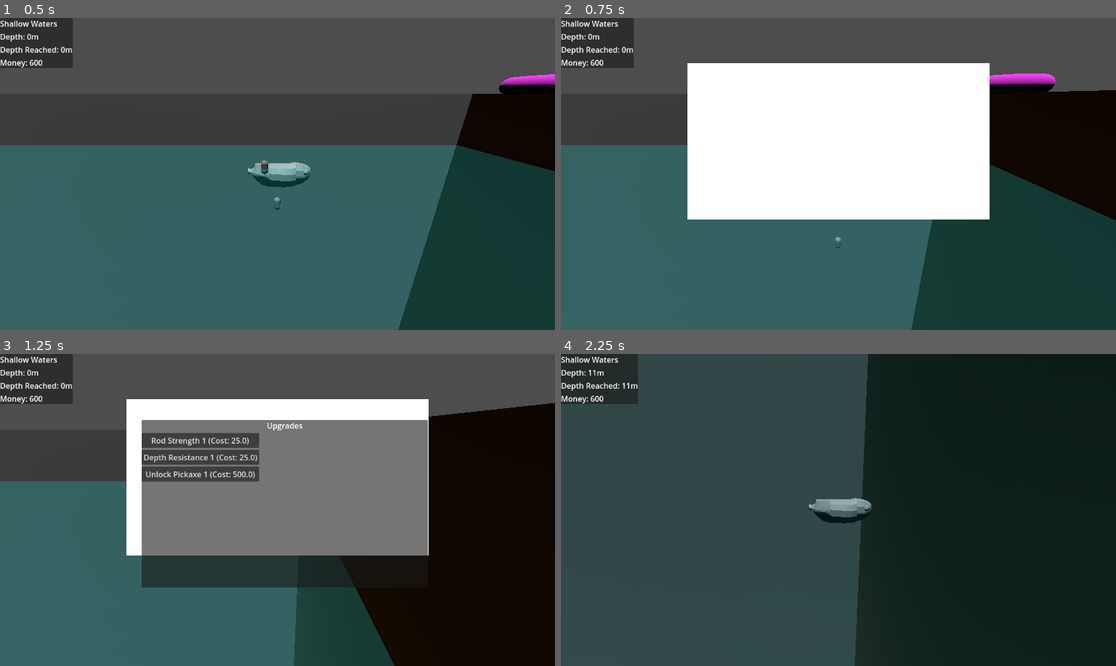
Above: before the commit, frames 1-4 (two rows, left to right).
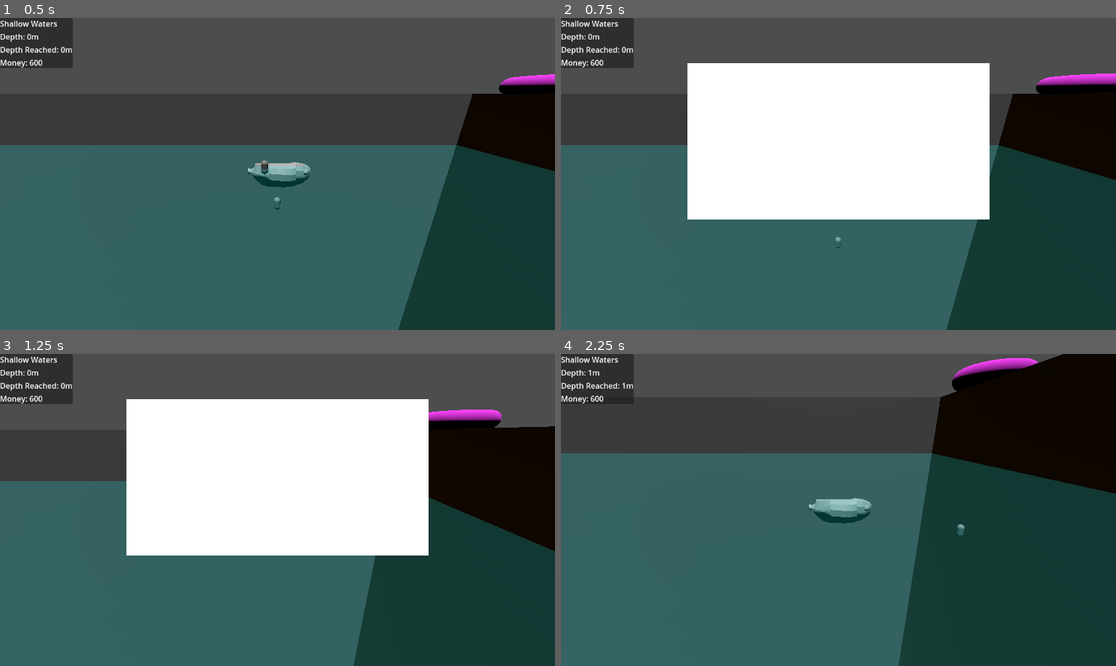
Above: after the commit, the same moments.

Repository: manusfishy/too-fishy
Game: Godot game, scene res://scenes/main_scene.tscn
Same seed, same stepped clock (60 frames per second), same inputs: the game is played once before the commit and once after it.
Inputs (mouse positions are in pixels of both pictures, inside the frame that each line leads up to):
- Up to frame 1 (0.5 s): no input
- Up to frame 2 (0.75 s): tap Enter at 0.5 s; move the mouse to (960, 158) at 0.52 s; hold Right (move_right) from 0.53 s (still down); tap Tab (inv_toggle) at 0.6 s
- Up to frame 3 (1.25 s): keep holding Right (move_right)
- Up to frame 4 (2.25 s): move the mouse to (727, 525) at 1.27 s; release Right (move_right) at 1.28 s; hold Down (move_down) 1.28-2.03 s; click (727, 525) at 1.35 s; move the mouse to (894, 441) at 2.02 s; hold Right (move_right) from 2.03 s (still down); tap Tab (inv_toggle) at 2.1 s

Frame 1 is identical in both runs. In frame 2, 6.5% of the frame differs, in the area x 63-100%, y 17-100%; in frame 3, 44%; in frame 4, 65%, in the area x 0-100%, y 0-100%.

Commit message:
implemented submarine speed upgrades

Diff:
--- a/scenes/main_scene.tscn
+++ b/scenes/main_scene.tscn
@@ -21,8 +21,8 @@
 
 [node name="CharacterBody3D" parent="." instance=ExtResource("4_pu3yx")]
 transform = Transform3D(1, 0, 0, 0, 1, 0, 0, 0, 1, -8.09305, 0, -0.333)
-speed_vertical = 15.0
-speed_horizontal = 15.0
+speed_vertical = 1.5
+speed_horizontal = 4.0
 
 [node name="Level" type="Node3D" parent="." node_paths=PackedStringArray("level_wrapper", "player")]
 script = ExtResource("3_c16ls")
--- a/scripts/game_state.gd
+++ b/scripts/game_state.gd
@@ -12,17 +12,21 @@
 	600: Stage.VOID
 }
 
-enum Upgrade {ROD_STRENGTH, DEPTH_RESISTANCE, PICKAXE_UNLOCKED}
+enum Upgrade {ROD_STRENGTH, DEPTH_RESISTANCE, PICKAXE_UNLOCKED, VERT_SPEED, HOR_SPEED}
 var upgradeCosts = {
 	Upgrade.ROD_STRENGTH: 25,
 	Upgrade.DEPTH_RESISTANCE: 25,
 	Upgrade.PICKAXE_UNLOCKED: 500,
+	Upgrade.VERT_SPEED: 15,
+	Upgrade.HOR_SPEED: 15,
 }
 
 var maxUpgrades = {
 	Upgrade.ROD_STRENGTH: 5,
 	Upgrade.DEPTH_RESISTANCE: 5,
 	Upgrade.PICKAXE_UNLOCKED: 1,
+	Upgrade.VERT_SPEED: 5,
+	Upgrade.HOR_SPEED: 5,
 }
 
 #STATE
@@ -30,6 +34,8 @@
 	Upgrade.ROD_STRENGTH: 0,
 	Upgrade.DEPTH_RESISTANCE: 0,
 	Upgrade.PICKAXE_UNLOCKED: 0,
+	Upgrade.VERT_SPEED: 0,
+	Upgrade.HOR_SPEED: 0,
 }
 var depth = 0
 var maxDepthReached = 0
--- a/scripts/player.gd
+++ b/scripts/player.gd
@@ -41,8 +41,12 @@
 	if Input.is_action_pressed("move_down"):
 		direction.y -= 1
 
-	target_velocity.x = direction.x * speed_horizontal
-	target_velocity.y = direction.y * speed_vertical
+	target_velocity.x = direction.x * (speed_horizontal + ( GameState.upgrades[GameState.Upgrade.HOR_SPEED] * 1.5))
+	target_velocity.y = direction.y * (speed_vertical  + ( GameState.upgrades[GameState.Upgrade.VERT_SPEED] * 1.5))
+
+	if direction.y >= 1:
+		target_velocity.y = target_velocity.y * 2
+
 	target_velocity.z = 0
 
 
--- a/scripts/strings.gd
+++ b/scripts/strings.gd
@@ -14,4 +14,6 @@
 	GameState.Upgrade.ROD_STRENGTH: "Rod Strength",
 	GameState.Upgrade.DEPTH_RESISTANCE: "Depth Resistance",
 	GameState.Upgrade.PICKAXE_UNLOCKED: "Unlock Pickaxe",
+	GameState.Upgrade.VERT_SPEED: "Agillity",
+	GameState.Upgrade.HOR_SPEED: "Thrust",
 }
Not shown: 1 places in scenes/main_scene.tscn that only renumber resources
